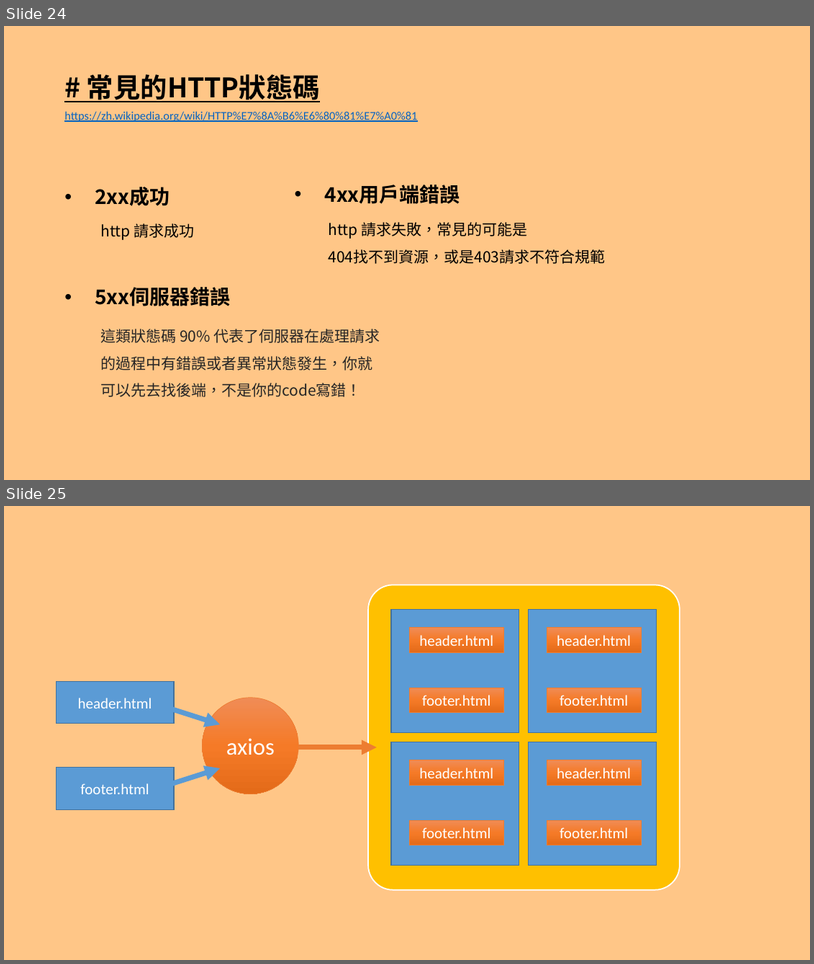
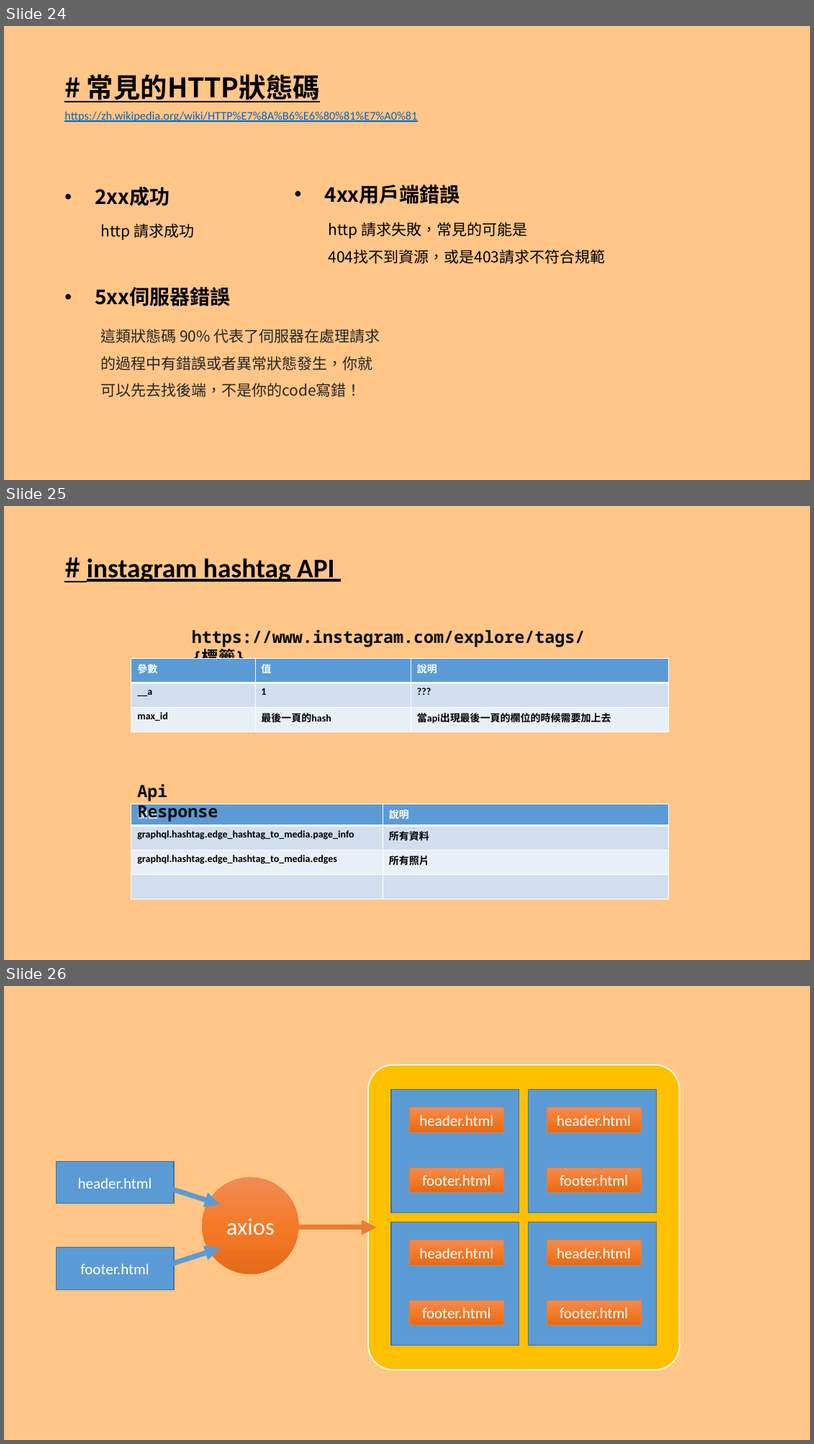
Before and after one commit to a23246542/JS_course_Intermediate_example, a slide deck: 現代 JavaScript 職人之路｜ 中階篇.pptx. Shown one above the other, each under a label of ours: slides 24 and 25 before the commit, slides 24, 25 and 26 after it. The pictures are 814x964 and 814x1444 pixels, drawn with LibreOffice and Linux fonts; fonts in the diff are those of the drawing. Boxes give left, top, right and bottom in pixels: in the first picture for what was removed or moved away, otherwise in the second. Text is boxed around its words. In the diff, an @@ line names an element or a change of style, - is before the commit and + after.

```diff
--- a/現代 JavaScript 職人之路｜ 中階篇.pptx
+++ b/現代 JavaScript 職人之路｜ 中階篇.pptx
@@ slide 25 added at (x1=4, y1=506, x2=810, y2=960), background #FFC687 @@
@@ text added at (x1=87, y1=558, x2=334, y2=582), 32 pt, text #000000, bold, underline @@
+# instagram hashtag API
@@ text added at (x1=192, y1=630, x2=585, y2=659), 20 pt, text #0D0D0D, bold @@
+https://www.instagram.com/explore/tags/{標籤}
@@ table added at (x1=131, y1=659, x2=669, y2=732), 3 rows, 3 columns @@
+參數 | 值 | 說明
+__a | 1 | ???
+max_id | 最後一頁的hash | 當api出現最後一頁的欄位的時候需要加上去
@@ text added at (x1=137, y1=784, x2=218, y2=821), 20 pt, text #0D0D0D, bold @@
+Api Response
@@ table added at (x1=131, y1=803, x2=669, y2=898), 4 rows, 2 columns @@
+欄位 | 說明
+graphql.hashtag.edge_hashtag_to_media.page_info | 所有資料
+graphql.hashtag.edge_hashtag_to_media.edges | 所有照片
+ | 
@@ what was slide 25 is now slide 26 @@
```
Also in this commit, not shown: 7 slides changed, 4 other slides added.
